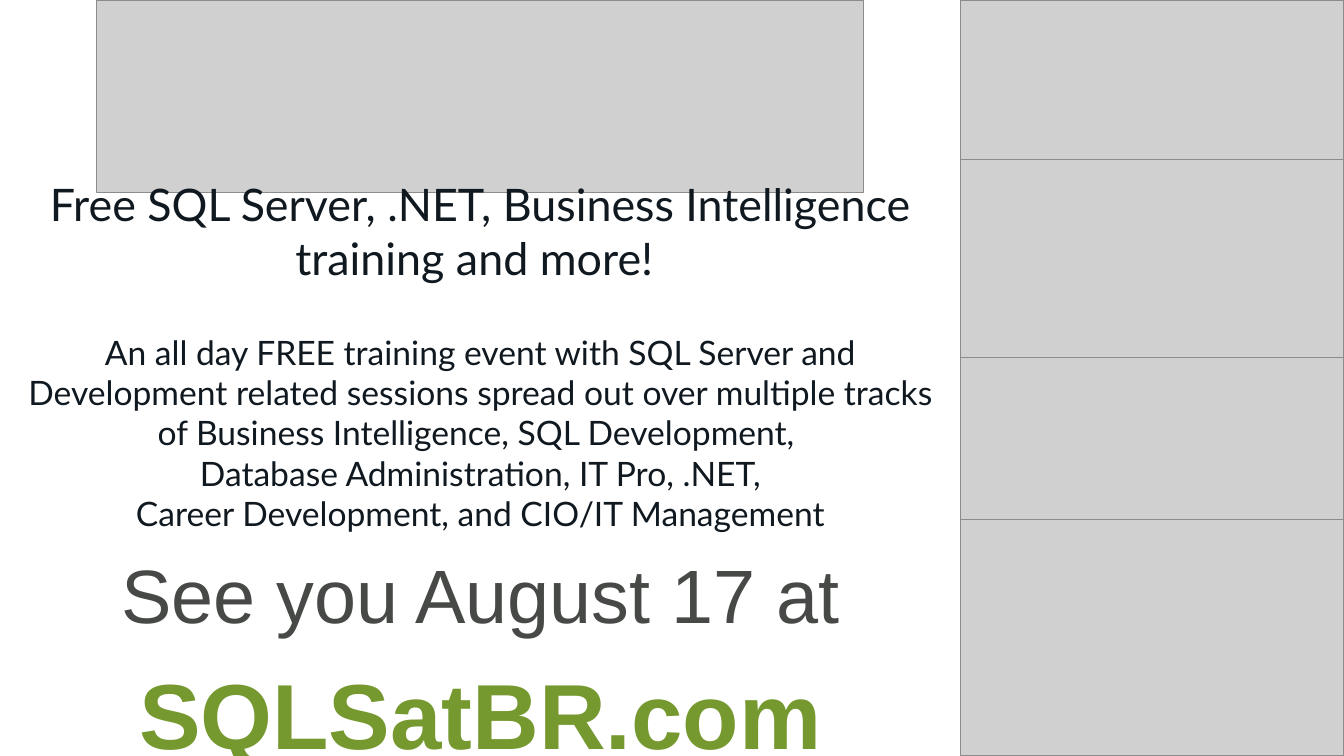
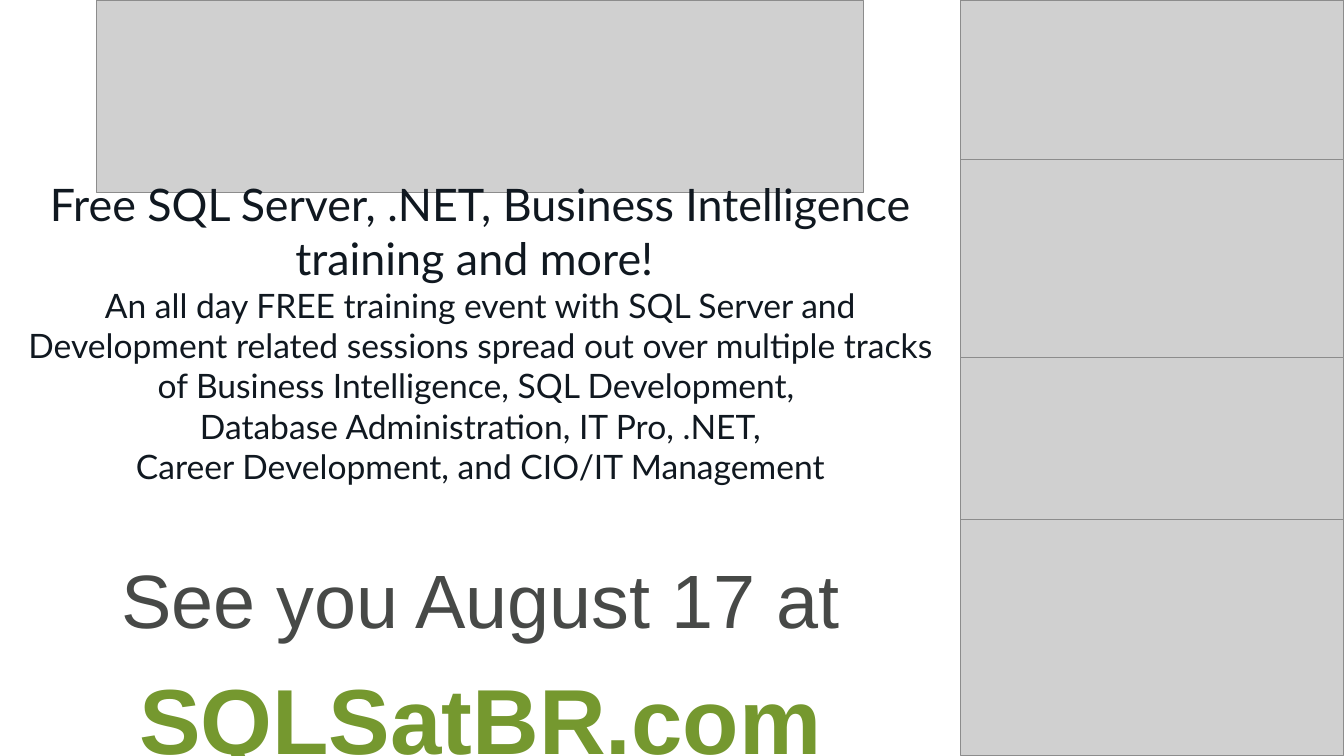
Before and after one commit to williamadba/Public-Presentations, a slide deck: slide 68 of SQLSat Dallas 2019/SQLSat Dallas 2019 SQL Security Principals and Permissions 101.pptx (slide 66 before the commit). Drawn at 1344x756 pixels with LibreOffice and Linux fonts; fonts in the diff are those of the drawing; grey boxes stand for pictures. Boxes give left, top, right and bottom in pixels: in the first picture for what was removed or moved away, otherwise in the second. Text is boxed around its words. In the diff, an @@ line names an element or a change of style, - is before the commit and + after.

```diff
--- a/SQLSat Dallas 2019/SQLSat Dallas 2019 SQL Security Principals and Permissions 101.pptx
+++ b/SQLSat Dallas 2019/SQLSat Dallas 2019 SQL Security Principals and Permissions 101.pptx
@@ text "Free SQL Server, .NET, Business ..." rewrapped from [28,183,932,532] to [28,183,932,485] @@
@@ text "See you August 17 at" rewrapped from [121,570,839,756] to [121,575,839,756] @@
```
Also in this commit, not shown: 11 other slides changed, 3 slides added, 1 other file.
